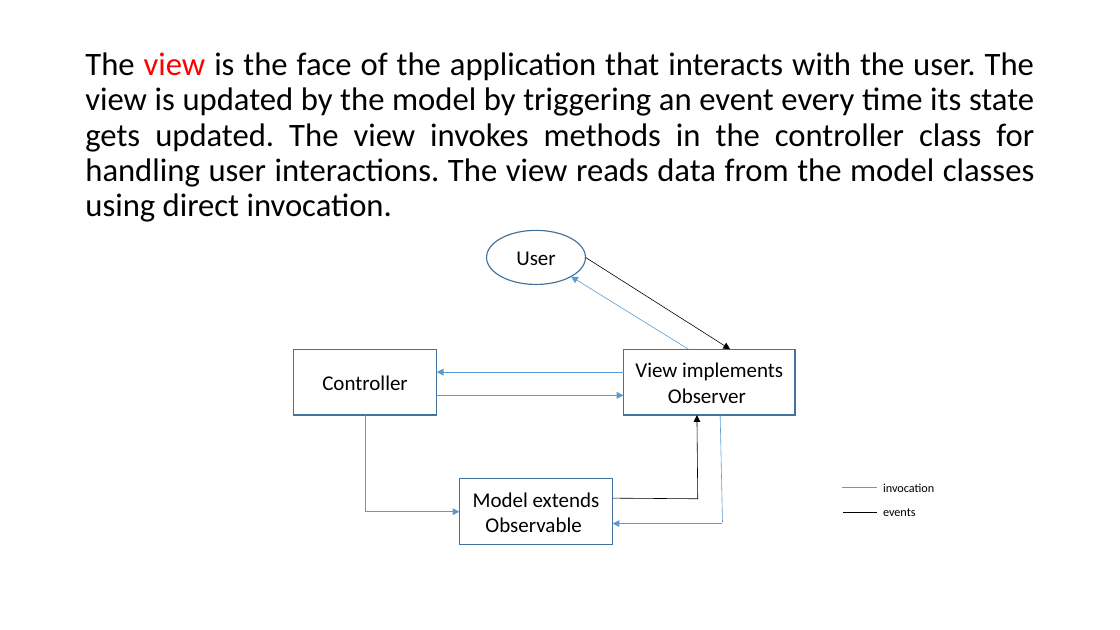
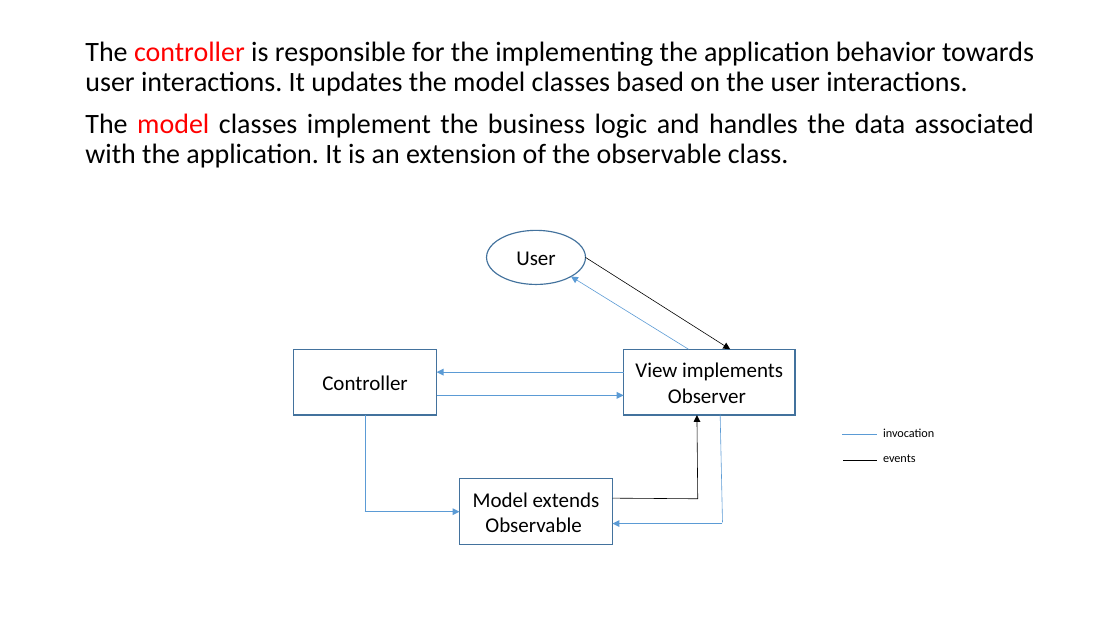
Before and after one commit to umerkk/TD-Game, a slide deck: slide 7 of document/Presentation.pptx (slide 5 before the commit). Drawn at 1120x630 pixels with LibreOffice and Linux fonts; fonts in the diff are those of the drawing. Boxes give left, top, right and bottom in pixels: in the first picture for what was removed or moved away, otherwise in the second. Text is boxed around its words. In the diff, an @@ line names an element or a change of style, - is before the commit and + after.

```diff
--- a/document/Presentation.pptx
+++ b/document/Presentation.pptx
@@ text "The controller is responsible for ...": place and size @@
-text "The controller is responsible for ..." at (85,52,1034,516)
+text "The controller is responsible for ..." at (85,41,1034,462)
@@ text at (85,41,1034,168): text changed; size 28 to 24 pt @@
-The view is the face of the application that interacts with the user. The view is updated by the model by triggering an event every time its state gets updated. The view invokes methods in the controller class for handling user interactions. The view reads data from the model classes using direct invocation.
+The controller is responsible for the implementing the application behavior towards user interactions. It updates the model classes based on the user interactions.
+The model classes implement the business logic and handles the data associated with the application. It is an extension of the observable class.
@@ line moved from (843, 487) - (878, 487) to (843, 434) - (878, 434) @@
@@ line moved from (844, 513) - (878, 513) to (844, 460) - (878, 460) @@
```
Also in this commit, not shown: 4 other slides changed, 9 slides added, 7 slides removed, 1 other file.
